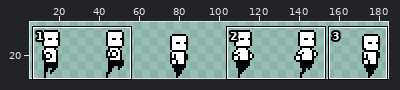
Two versions of one sprite sheet, Assets/Platformer Animation Pack/Animations/Plain/PixelCharAnim_Plain_run.png. The picture above shows the old version from afar; the outline marks the close-up.
Close-up. The starting point:
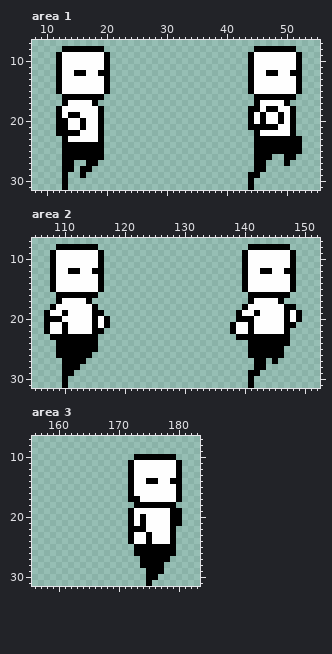
The file is 256x32 pixels. Shown: area 1: x 8..55, y 7..31; area 2: x 105..152, y 7..31; area 3: x 156..183, y 7..31. The wide view leaves out empty margins. The commit also changed other parts of the picture, which this record leaves out.
After the commit:
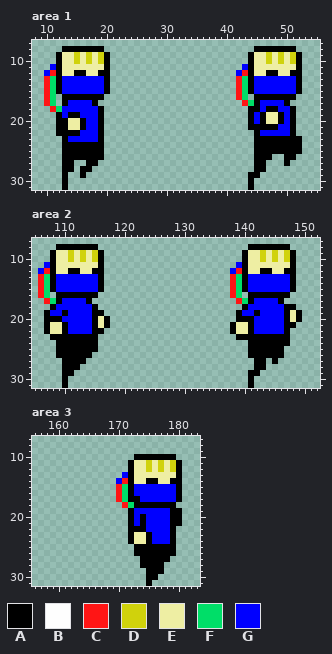
Palette (. is transparent): A #000000  B #fefefe  C #ff1515  D #d0d20c  E #eeeea3  F #00de68  G #0000ff
Difference:
--- area 1
@@ x 8..55 @@
  8 .....AAAAAAA.........................AAAAAAA....
- 9 ....ABBBBBBBA.......................ABBBBBBBA...
-10 ....ABBBBBBBA.......................ABBBBBBBA...
-11 ....ABBBBBBBA.......................ABBBBBBBA...
-12 ....ABBAABBAA.......................ABBAABBAA...
-13 ....ABBBBBBBA.......................ABBBBBBBA...
-14 ....ABBBBBBBA.......................ABBBBBBBA...
-15 ....ABBBBBBBA.......................ABBBBBBBA...
-16 .....AAAAAAA.........................AAAAAAA....
-17 .....ABBBBA..........................ABBBBA.....
-18 ....ABBBBBBA........................AABAABBA....
-19 ....ABAABBBA........................ABABBABA....
-20 ....AABBABBA........................ABABBABA....
-21 ....AABBABBA........................AAAAABBA....
-22 ....AAAABBBA.........................ABBBBBA....
-23 .....ABBBBBA.........................AAAAAAAA...
+ 9 ....AEEDEDEDA.......................AEEDEDEDA...
+10 ....AEEDEDEDA.......................AEEDEDEDA...
+11 ...GAEEEEEEEA......................GAEEEEEEEA...
+12 ..GCAEEAAEEAA.....................GCAEEAAEEAA...
+13 ..CFAGGGGGGGA.....................CFAGGGGGGGA...
+14 ..CFAGGGGGGGA.....................CFAGGGGGGGA...
+15 ..CFAGGGGGGGA.....................CFAGGGGGGGA...
+16 ..CF.AAAAAAA......................CF.AAAAAAA....
+17 ..CF.AGGGGA........................CFAGGGGA.....
+18 ...CFGGGGGGA........................AAGAAGGA....
+19 ....AGAAGGGA........................AGAEEAGA....
+20 ....AAEEAGGA........................AGAEEAGA....
+21 ....AAEEAGGA........................AAAAAGGA....
+22 ....AAAAGGGA.........................AGGGGGA....
+23 .....AGGGGGA.........................AAAAAAAA...
 24 .....AAAAAAA.........................AAAAAAAA...
--- area 2
@@ x 105..152 @@
  8 ....AAAAAAA.........................AAAAAAA.....
- 9 ...ABBBBBBBA.......................ABBBBBBBA....
-10 ...ABBBBBBBA.......................ABBBBBBBA....
-11 ...ABBBBBBBA.......................ABBBBBBBA....
-12 ...ABBAABBAA.......................ABBAABBAA....
-13 ...ABBBBBBBA.......................ABBBBBBBA....
-14 ...ABBBBBBBA.......................ABBBBBBBA....
-15 ...ABBBBBBBA.......................ABBBBBBBA....
-16 ....AAAAAAA.........................AAAAAAA.....
-17 ....ABBBBA..........................ABBBBA......
-18 ...ABBBBBBA........................ABBBBBBAA....
-19 ..ABBABBBBAA......................ABBABBBBABA...
-20 ..AAABBBBBABA.....................AAABBBBBABA...
-21 ..ABBABBBBABA....................ABBABBBBBAA....
-22 ..ABBABBBBAA.....................ABBABBBBBA.....
+ 9 ...AEEDEDEDA.......................AEEDEDEDA....
+10 ...AEEDEDEDA.......................AEEDEDEDA....
+11 ..GAEEEEEEEA......................GAEEEEEEEA....
+12 .GCAEEAAEEAA.....................GCAEEAAEEAA....
+13 .CFAGGGGGGGA.....................CFAGGGGGGGA....
+14 .CFAGGGGGGGA.....................CFAGGGGGGGA....
+15 .CFAGGGGGGGA.....................CFAGGGGGGGA....
+16 .CF.AAAAAAA......................CF.AAAAAAA.....
+17 ..CFAGGGGA........................CFAGGGGA......
+18 ...AGGGGGGA........................AGGGGGGAA....
+19 ..AGGAGGGGAA......................AGGAGGGGAEA...
+20 ..AAAGGGGGAEA.....................AAAGGGGGAEA...
+21 ..AEEAGGGGAEA....................AEEAGGGGGAA....
+22 ..AEEAGGGGAA.....................AEEAGGGGGA.....
 23 ...AAAAAAAA.......................AAAAAAAAA.....
--- area 3
@@ x 168..181 @@
 10 .....AAAAAAA..
-11 ....ABBBBBBBA.
-12 ....ABBBBBBBA.
-13 ....ABBBBBBBA.
-14 ....ABBAABBAA.
-15 ....ABBBBBBBA.
-16 ....ABBBBBBBA.
-17 ....AABBBBBBA.
-18 .....AAAAAAA..
-19 ....ABBBBBBAA.
-20 ....ABABBBBAA.
-21 ....ABABBBBAA.
-22 ....AAABBBBA..
-23 ....ABBABBBA..
-24 ....ABBABBBA..
+11 ....AEEDEDEDA.
+12 ....AEEDEDEDA.
+13 ...GAEEEEEEEA.
+14 ..GCAEEAAEEAA.
+15 ..CFAGGGGGGGA.
+16 ..CFAGGGGGGGA.
+17 ..CFAAGGGGGGA.
+18 ...CFAAAAAAA..
+19 ....AGGGGGGAA.
+20 ....AGAGGGGAA.
+21 ....AGAGGGGAA.
+22 ....AAAGGGGA..
+23 ....AEEAGGGA..
+24 ....AEEAGGGA..
 25 .....AAAAAAA..
Boxes around the changes in both close-ups, in picture pixels (x1, y1, x2, y2):
changed: (44, 52, 104, 142)
changed: (236, 52, 296, 136)
changed: (38, 250, 104, 334)
changed: (230, 250, 296, 334)
changed: (116, 460, 176, 544)
